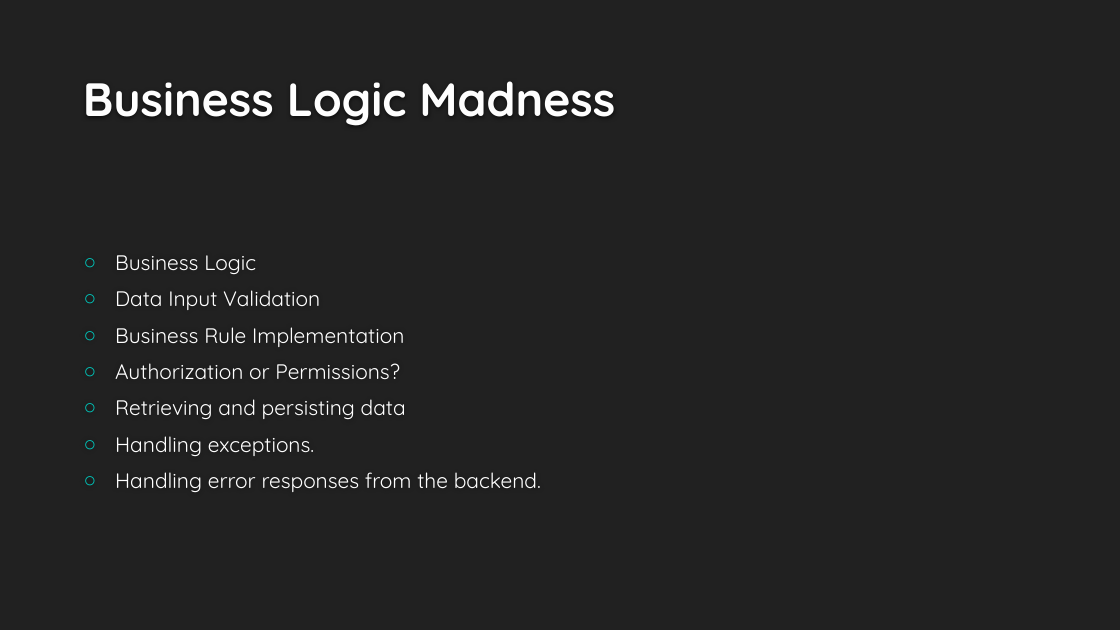
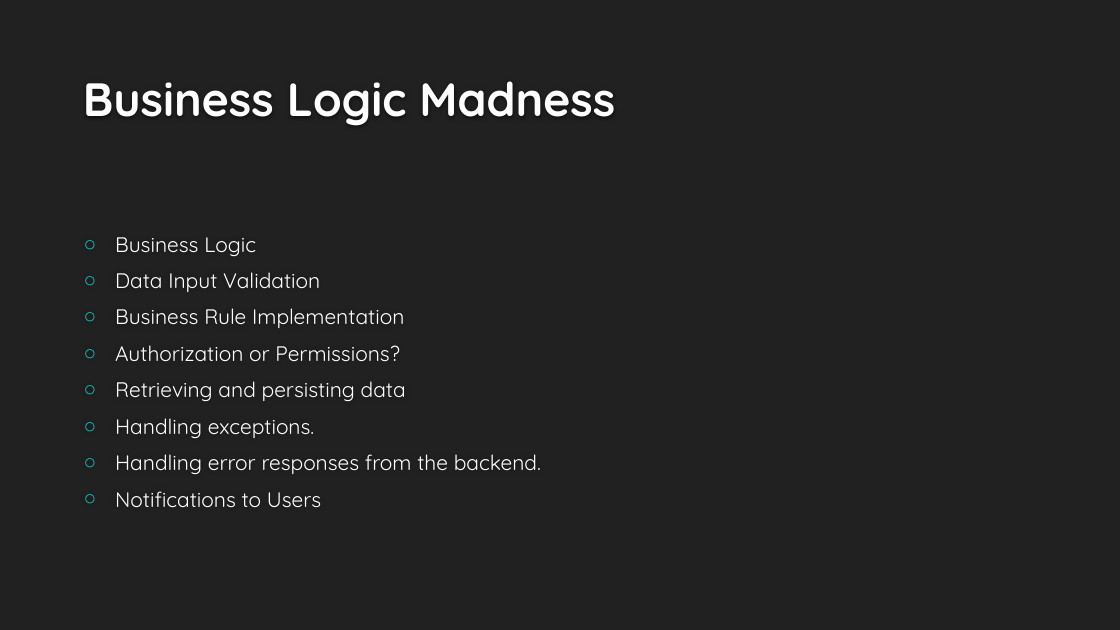
Before and after one commit to buildmotion/better-business-logic-with-typescript, a slide deck: slide 24 of Presentation/Better Business Logic with Typescript.pptx. Drawn at 1120x630 pixels with LibreOffice and Linux fonts; fonts in the diff are those of the drawing; background and template pictures are left out. Boxes give left, top, right and bottom in pixels: in the first picture for what was removed or moved away, otherwise in the second. Text is boxed around its words. In the diff, an @@ line names an element or a change of style, - is before the commit and + after.

```diff
--- a/Presentation/Better Business Logic with Typescript.pptx
+++ b/Presentation/Better Business Logic with Typescript.pptx
@@ text at box(115, 491, 321, 507): paragraph added @@
+○ Notifications to Users
```
Also in this commit, not shown: 3 other slides changed.
